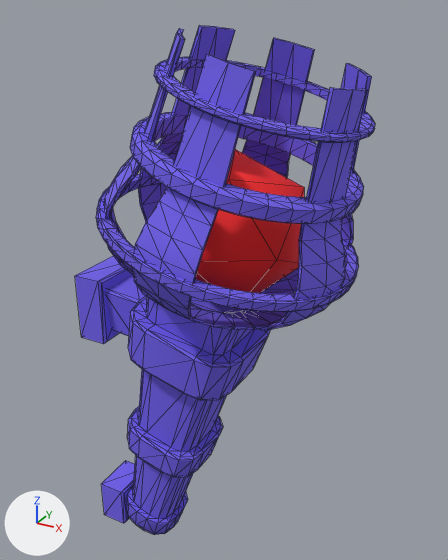
Renders of the FBX model Assets/Model3D/stylized-tourch/source/SM_tourch.fbx from each side of a commit.
Camera for both pictures: a camera (50 mm lens) standing at (1.279, -1.457, 1.716) and looking at (0.437, 0.075, 0.951). The axes (+X, +Y, +Z) are drawn at lower left. The lights are the same throughout. Mesh edges are drawn as thin lines. Where no turn or scale is listed for an object, it has been applied to the vertices.

Names of what the first picture shows: 'SM_tourch'.
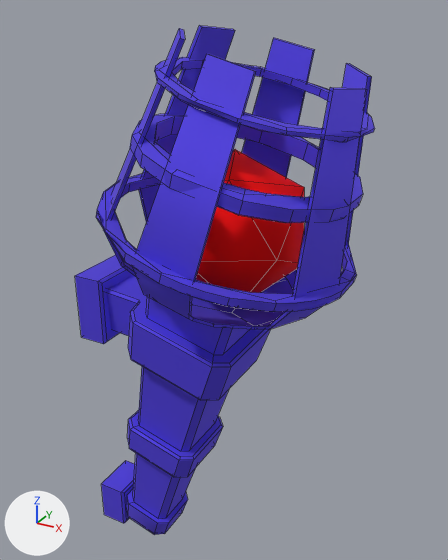
Where the newer file only moved an object's origin or applied its transform, the numbers keep the older frame.

Where the change shows, as pixel boxes [x1, y1, x2, y2] in the pictures (448 x 560 px):
'SM_tourch', surface changed, reshaped: [75, 25, 375, 535] in both
part 1 of me_mesh, cut back: before [96, 25, 375, 534]; after [158, 57, 369, 313]

What changed in the scene script:
```text
Change mat_tourch:
    mat_tourch.metallic: 0.0 -> 1.0
Change me_mesh:
    used by ob_sm_tourch; location = (0.0, 0.0, 0.0)
    remove me_mesh.from_pydata(...)  # 1386 vertices, 2718 faces; spans x 0.0..0.87, y -0.37..0.37, z -0.07..1.67
    add me_mesh.from_pydata(...)  # 643 vertices, 383 faces; spans x 0.0..0.86, y -0.37..0.37, z -0.07..1.67
    me_mesh part 1: 4 vertices moved within x 0.33..0.79, y -0.03..0.26, z 0.95..1.58; 743 vertices removed from x 0.09..0.87, y -0.37..0.36, z -0.07..1.67
```
